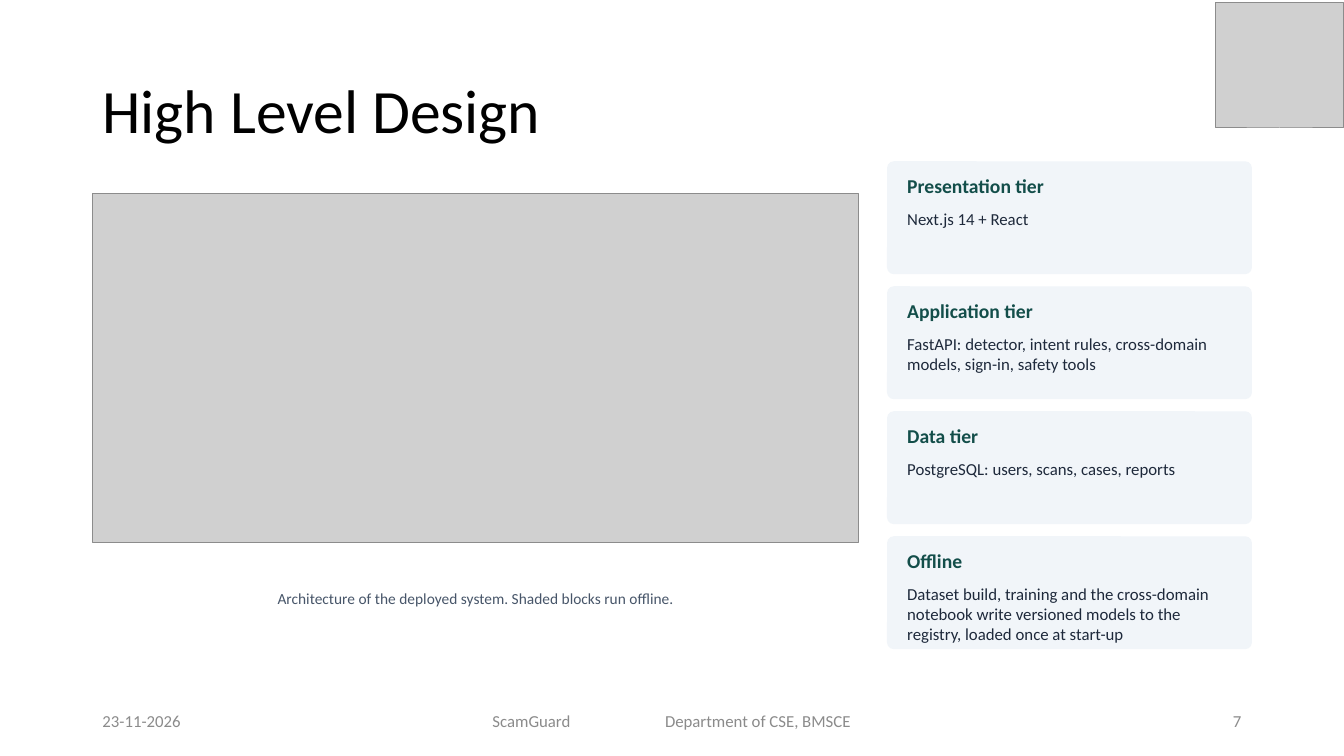
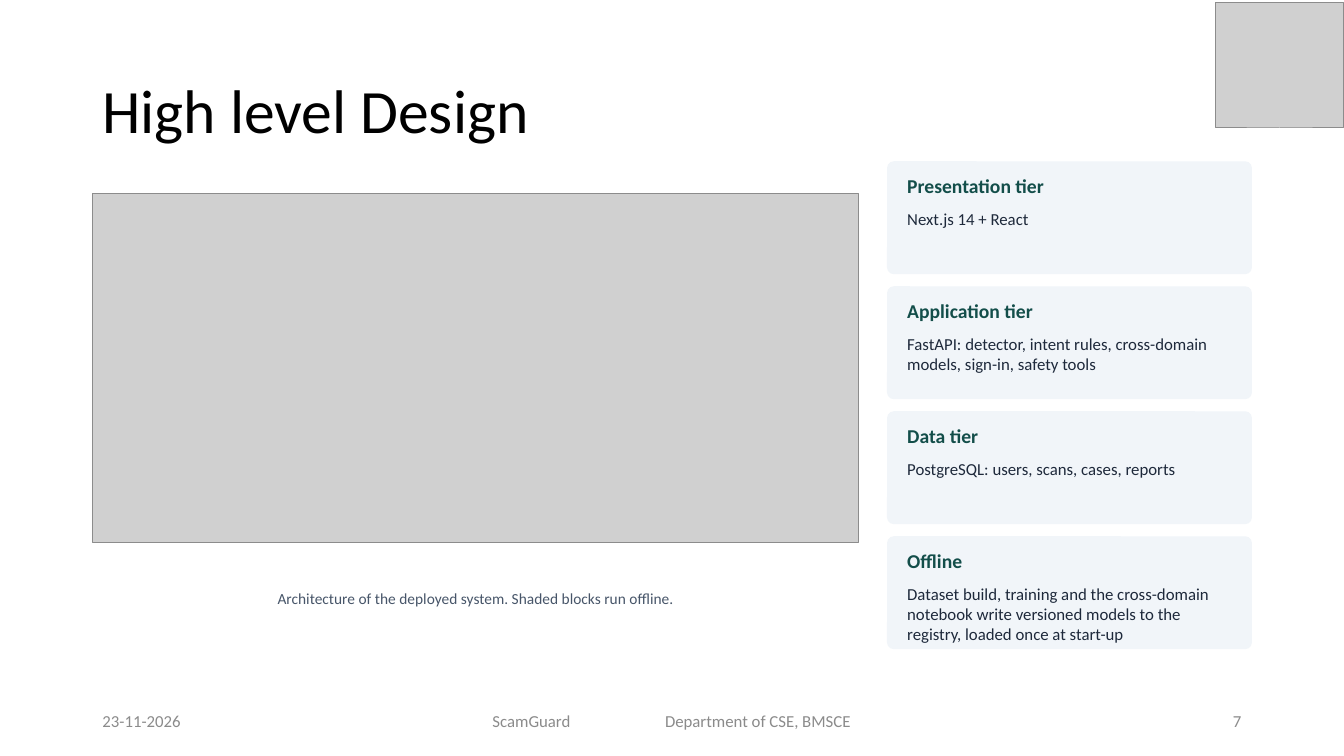
Before and after one commit to priyamthakur275/ScamGuard-AI, a slide deck: slide 7 of docs/presentation/ScamGuard_Final_Presentation.pptx. Drawn at 1344x756 pixels with LibreOffice and Linux fonts; fonts in the diff are those of the drawing; grey boxes stand for pictures. Boxes give left, top, right and bottom in pixels: in the first picture for what was removed or moved away, otherwise in the second. Text is boxed around its words. In the diff, an @@ line names an element or a change of style, - is before the commit and + after.

Commit message:
PPT: match template slide titles

```diff
--- a/docs/presentation/ScamGuard_Final_Presentation.pptx
+++ b/docs/presentation/ScamGuard_Final_Presentation.pptx
@@ title at bbox=[102, 90, 528, 144]: text changed @@
-High Level Design
+High level Design
```
Also in this commit, not shown: 2 other slides changed.
